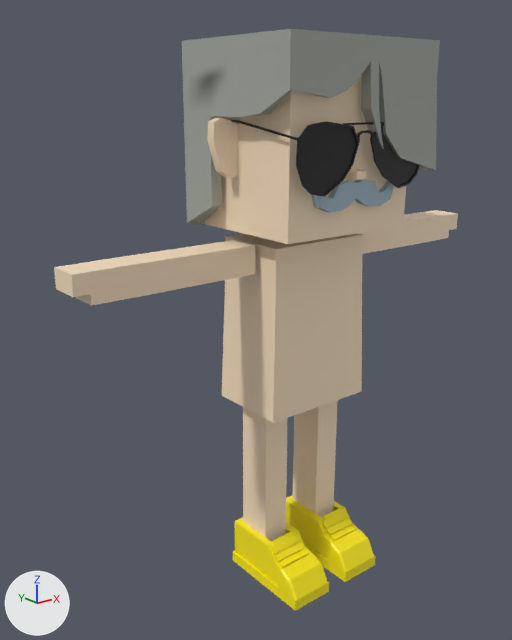
Renders of the FBX model mustachiorascals/fbx/4f85bf73-92b7-4021-b6e5-f7d635637df8.fbx from each side of a commit.
Both versions are drawn from a 50 mm camera at (-0.0241, -0.0259, 0.0256) aimed at (-0.0019, 0.0019, 0.0145). The lights are fixed; the arrows at lower left show +X, +Y and +Z. Where no turn or scale is listed for an object, it has been applied to the vertices.

The first picture shows 'e_3', 'ew_aviator_1', 'f_canvas', 'h_emo', 'm_inspector', 'mustachio_arms', 'mustachio_body', 'mustachio_head', 'mustachio_legs'.
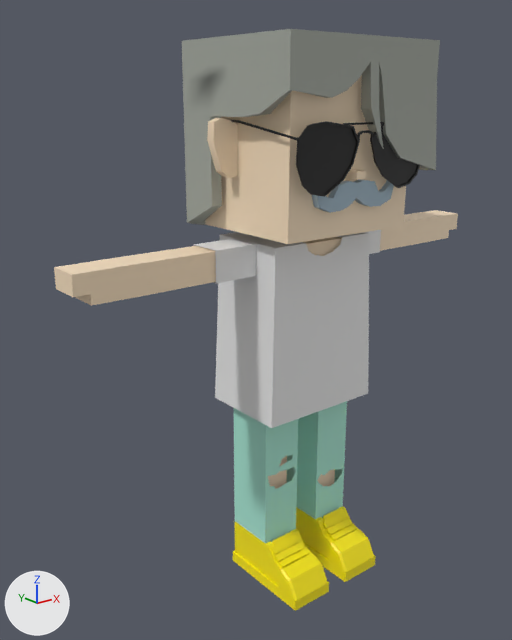
The change, as a list of edits to the scene's bpy script:
```text
Add mat_upper_garment_1:
    mat_upper_garment_1 = principled_material('upper_garment_1')
    mat_upper_garment_1.base_color = (0.8, 0.8, 0.8)  # white #e7e7e7
Add mat_lower_garment:
    mat_lower_garment = principled_material('lower_garment')
    mat_lower_garment.base_color = (0.4, 0.804, 0.667)  # green #aae8d5
Add me_mesh_011:
    me_mesh_011.from_pydata(...)  # 24 vertices, 18 faces; spans x -0.00561..0.00561, y 0.00027..0.00209, z 0.01737..0.01893
    me_mesh_011.materials.append(mat_upper_garment_1)  # white #e7e7e7
Add me_mesh_003_1:
    me_mesh_003_1.from_pydata(...)  # 277 vertices, 244 faces; spans x -0.00297..0.00299, y -0.00021..0.00257, z 0.0014..0.01069
    me_mesh_003_1.materials.append(mat_lower_garment)  # green #aae8d5
Add me_mesh_010:
    me_mesh_010.from_pydata(...)  # 230 vertices, 212 faces; spans x -0.00349..0.00349, y -0.0013..0.00353, z 0.00994..0.01894
    me_mesh_010.materials.append(mat_upper_garment_1)  # white #e7e7e7
Add ob_c_shirt_2:
    ob_c_shirt_2 = bpy.data.objects.new('c_shirt_2', me_mesh_011)
    ob_c_shirt_2.location = (0.0, 0.0, 0.0)
Add ob_c_rippedjeans:
    ob_c_rippedjeans = bpy.data.objects.new('c_rippedjeans', me_mesh_003_1)
    ob_c_rippedjeans.location = (0.0, 0.0, 0.0)
Add ob_c_shirt_1:
    ob_c_shirt_1 = bpy.data.objects.new('c_shirt_1', me_mesh_010)
    ob_c_shirt_1.location = (0.0, 0.0, 0.0)
```

Changed parts and their boxes [x1, y1, x2, y2] in the pictures (512 x 640 px):
'c_shirt_1', added: after [215, 232, 369, 428]
'c_rippedjeans', added (green): after [233, 401, 347, 544]
'c_shirt_2', added: after [193, 230, 381, 283]
'mustachio_body', unchanged, covered by the edit: before [222, 233, 363, 423]; after [303, 236, 342, 256]
'mustachio_legs', unchanged, covered by the edit: before [243, 400, 338, 543]; after [268, 456, 335, 489]
